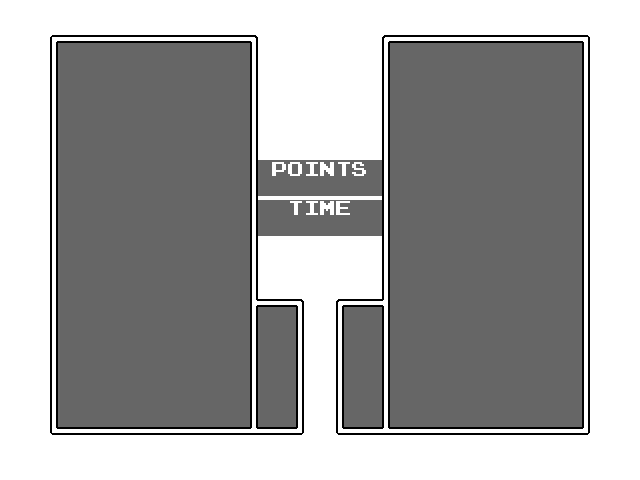
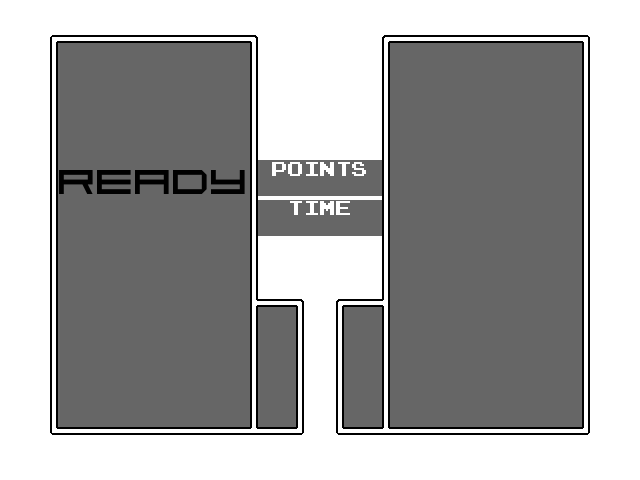
Before/after of a 640×480 layered artwork. What changed in the layer stack:
added layer "READY" above "TIME" over [59, 170, 245, 194]
